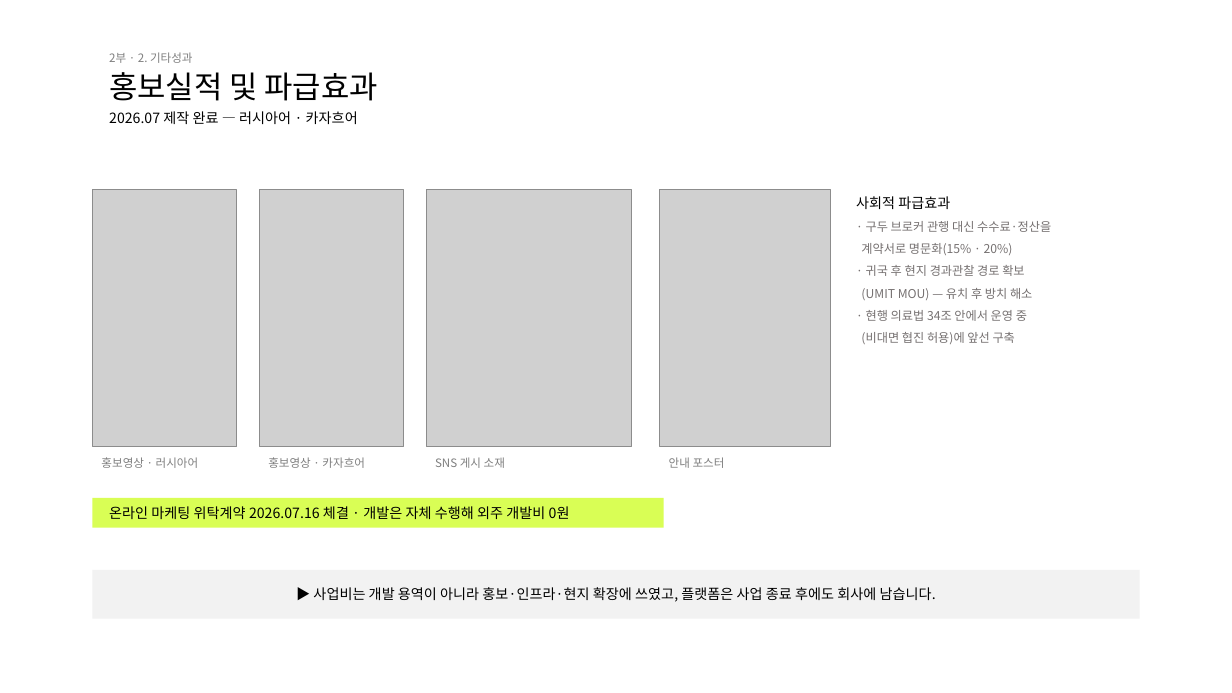
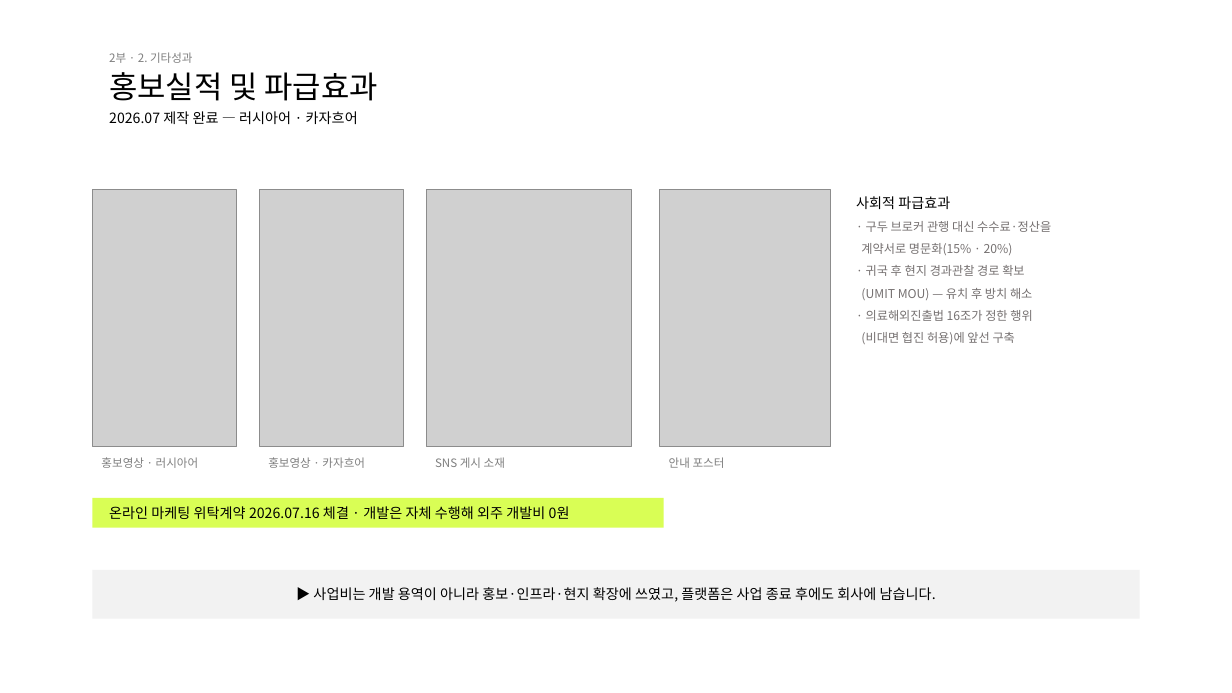
Before and after one commit to bonroi2296-tech/HEALO_KHIDI, a slide deck: slide 15 of docs/presentations/KHIDI_중간보고_20260827.pptx. Drawn at 1232x693 pixels with LibreOffice and Linux fonts; fonts in the diff are those of the drawing; grey boxes stand for pictures. Boxes give left, top, right and bottom in pixels: in the first picture for what was removed or moved away, otherwise in the second. Text is boxed around its words. In the diff, an @@ line names an element or a change of style, - is before the commit and + after.

```diff
--- a/docs/presentations/KHIDI_중간보고_20260827.pptx
+++ b/docs/presentations/KHIDI_중간보고_20260827.pptx
@@ text at bbox=[866, 310, 1032, 321]: text changed @@
-· 현행 의료법 34조 안에서 운영 중
+· 의료해외진출법 16조가 정한 행위
```
Also in this commit, not shown: 2 other slides changed, 16 other files.
